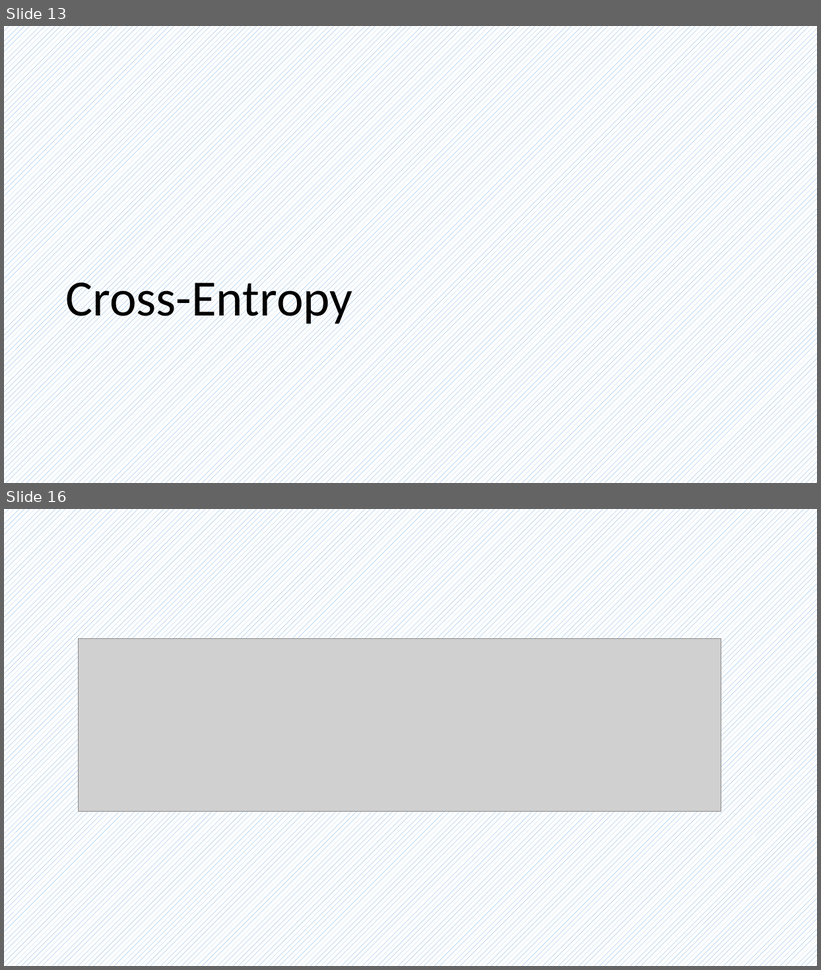
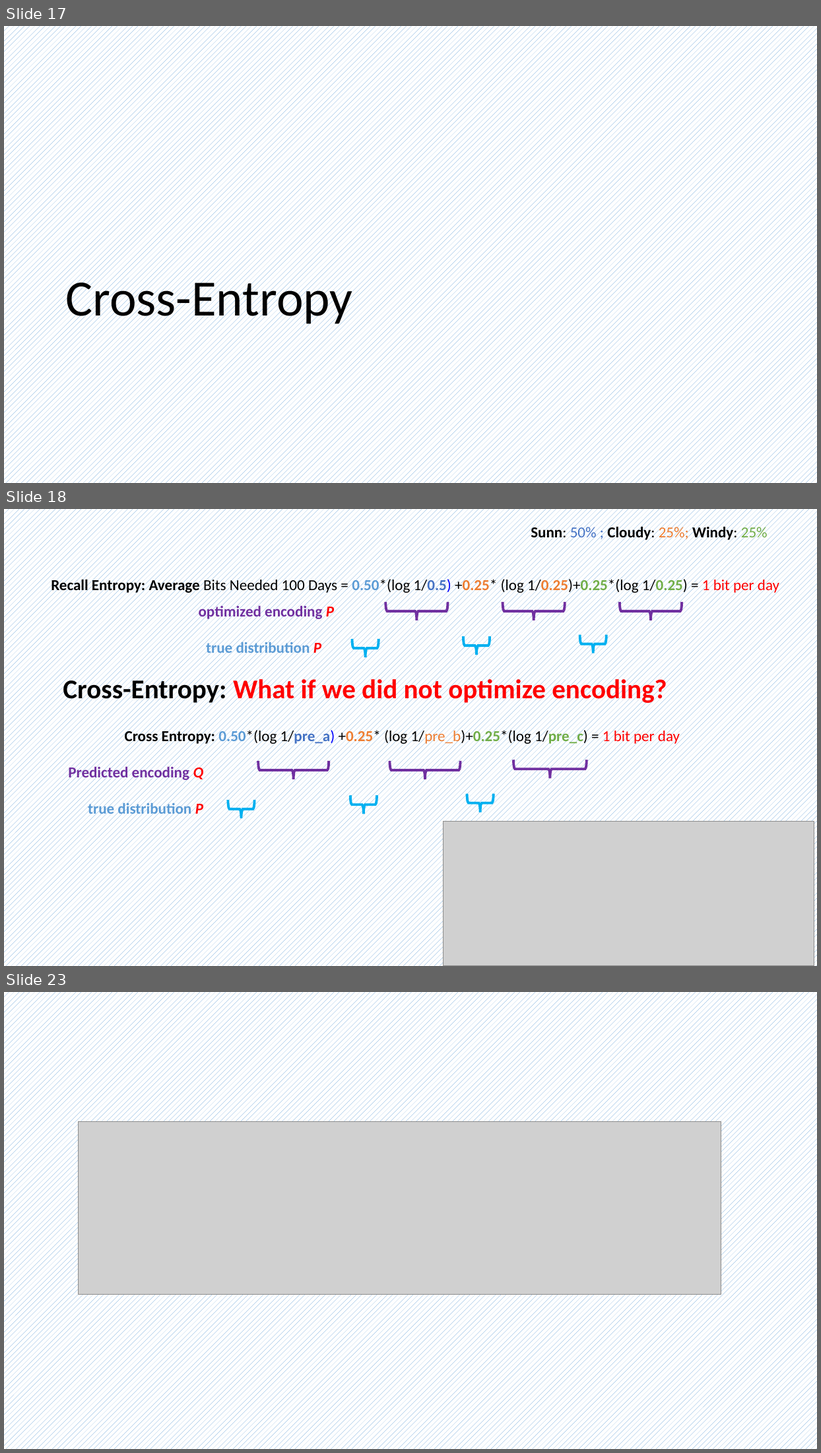
Before and after one commit to frankwxu/AI4DigitalForensics, a slide deck: lectures/08_multiclass_classification_n_to_n_2hidden/0_ML_concepts_multiclass.pptx. Shown one above the other, each under a label of ours: slides 13 and 16 before the commit, slides 17, 18 and 23 after it; the slides between them are not shown. The pictures are 821x970 and 821x1453 pixels, drawn with LibreOffice and Linux fonts; fonts in the diff are those of the drawing; grey boxes stand for pictures; background and template pictures are left out. Boxes give left, top, right and bottom in pixels: in the first picture for what was removed or moved away, otherwise in the second. Text is boxed around its words. In the diff, an @@ line names an element or a change of style, - is before the commit and + after.

```diff
--- a/lectures/08_multiclass_classification_n_to_n_2hidden/0_ML_concepts_multiclass.pptx
+++ b/lectures/08_multiclass_classification_n_to_n_2hidden/0_ML_concepts_multiclass.pptx
@@ slide 18 added at <box>4,509,817,966</box>, background pattern #5B9BD5 on #FFFFFF @@
@@ text added at <box>531,525,768,542</box>, 18 pt, text #000000, bold @@
+Sunn: 50% ; Cloudy: 25%; Windy: 25%
@@ text added at <box>51,577,780,594</box>, 18 pt, text #000000 @@
+Recall Entropy: Average Bits Needed 100 Days = 0.50*(log 1/0.5) +0.25* (log 1/0.25)+0.25*(log 1/0.25) = 1 bit per day
@@ text added at <box>199,604,334,621</box>, 18 pt, text #7030A0, bold @@
+optimized encoding P
@@ left brace added at <box>386,602,448,621</box>, outline #7030A0 3 pt @@
@@ left brace added at <box>503,602,565,621</box>, outline #7030A0 3 pt @@
@@ left brace added at <box>620,602,682,621</box>, outline #7030A0 3 pt @@
@@ text added at <box>206,640,321,657</box>, 18 pt, text #5B9BD5, bold @@
+true distribution P
@@ left brace added at <box>352,639,379,657</box>, outline #00B0F0 3 pt @@
@@ left brace added at <box>463,636,490,654</box>, outline #00B0F0 3 pt @@
@@ left brace added at <box>580,635,607,654</box>, outline #00B0F0 3 pt @@
@@ text added at <box>63,677,667,706</box>, 32 pt, text #FF0000, bold @@
+Cross-Entropy: What if we did not optimize encoding?
@@ text added at <box>125,728,680,745</box>, 18 pt, text #000000 @@
+Cross Entropy: 0.50*(log 1/pre_a) +0.25* (log 1/pre_b)+0.25*(log 1/pre_c) = 1 bit per day
@@ text added at <box>68,764,204,782</box>, 18 pt, text #7030A0, bold @@
+Predicted encoding Q
@@ left brace added at <box>258,762,329,780</box>, outline #7030A0 3 pt @@
@@ left brace added at <box>389,762,460,780</box>, outline #7030A0 3 pt @@
@@ left brace added at <box>514,760,587,779</box>, outline #7030A0 3 pt @@
@@ text added at <box>88,801,203,819</box>, 18 pt, text #5B9BD5, bold @@
+true distribution P
@@ left brace added at <box>228,800,254,819</box>, outline #00B0F0 3 pt @@
@@ left brace added at <box>350,795,377,814</box>, outline #00B0F0 3 pt @@
@@ left brace added at <box>467,794,494,813</box>, outline #00B0F0 3 pt @@
@@ picture added at <box>443,822,814,966</box> @@
@@ what was slide 13 is now slide 17 @@
@@ what was slide 16 is now slide 23 @@
```
Also in this commit, not shown: 3 slides changed, 6 other slides added, 6 other files.
